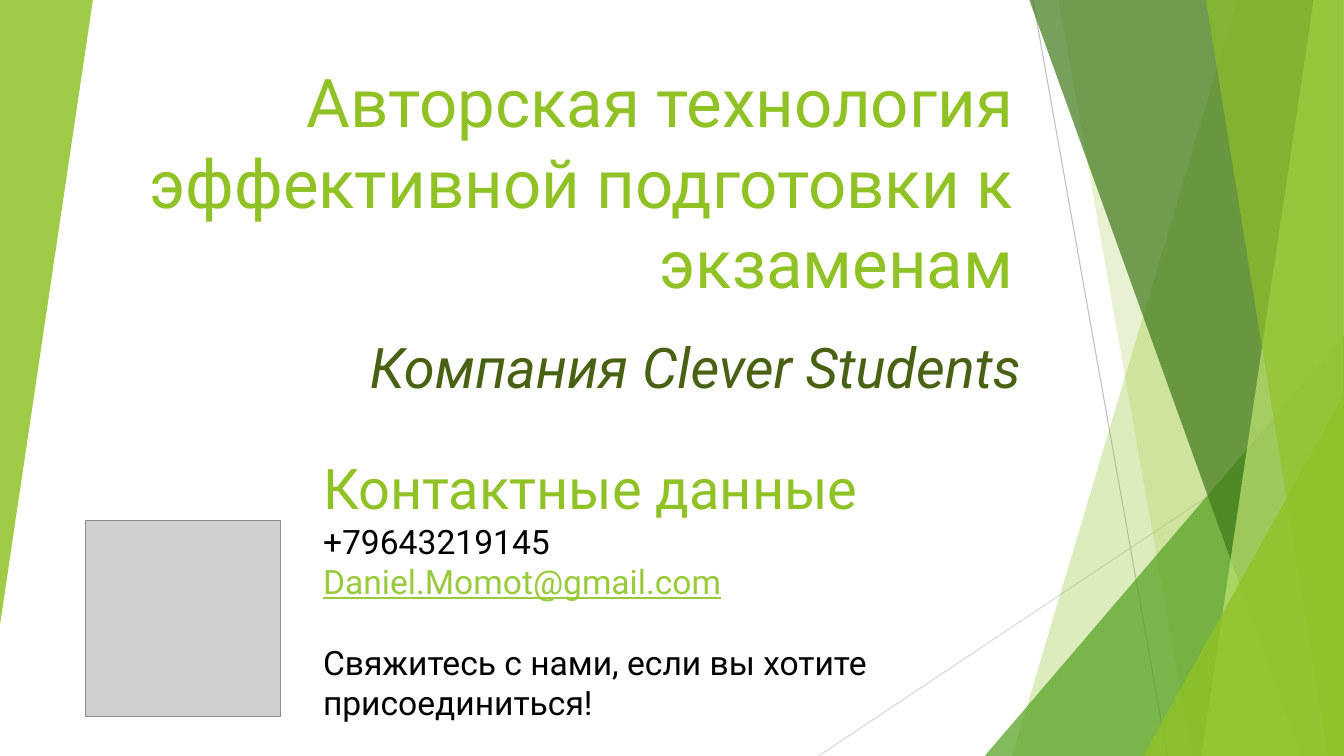
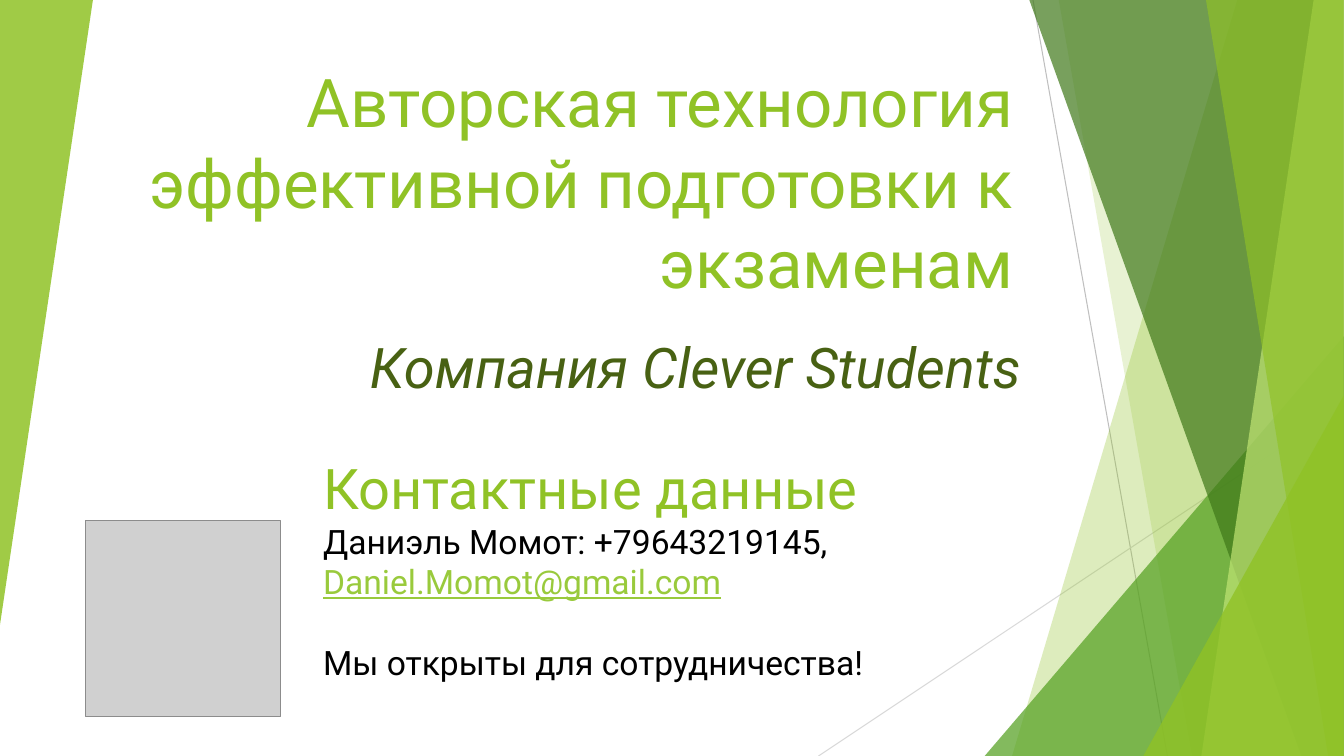
Before and after one commit to daniel-momot/Clever-Students, a slide deck: slide 6 of проектная деятельность часть 2 питч.pptx. Drawn at 1344x756 pixels with LibreOffice and Linux fonts; fonts in the diff are those of the drawing; grey boxes stand for pictures. Boxes give left, top, right and bottom in pixels: in the first picture for what was removed or moved away, otherwise in the second. Text is boxed around its words. In the diff, an @@ line names an element or a change of style, - is before the commit and + after.

```diff
--- a/проектная деятельность часть 2 питч.pptx
+++ b/проектная деятельность часть 2 питч.pptx
@@ text at [323, 529, 863, 682]: text changed @@
-+79643219145
-Daniel.Momot@gmail.com
-Свяжитесь с нами, если вы хотите присоединиться!
+Даниэль Момот: +79643219145, Daniel.Momot@gmail.com
+Мы открыты для сотрудничества!
```
Also in this commit, not shown: 23 other files.
